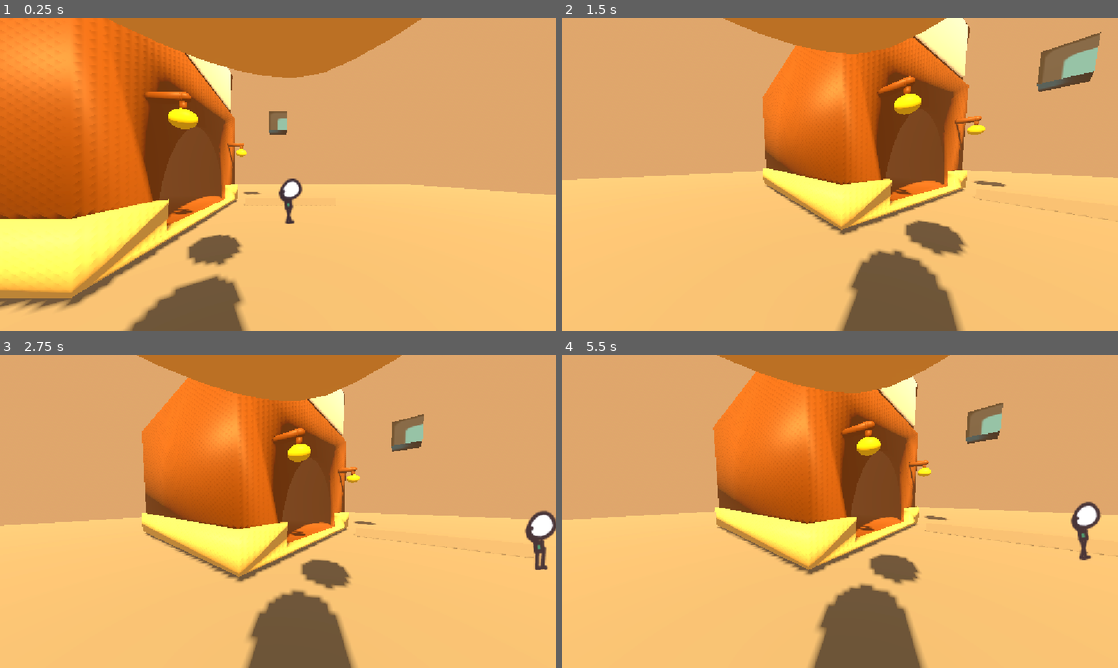
Above: before the commit, frames 1-4 (two rows, left to right).
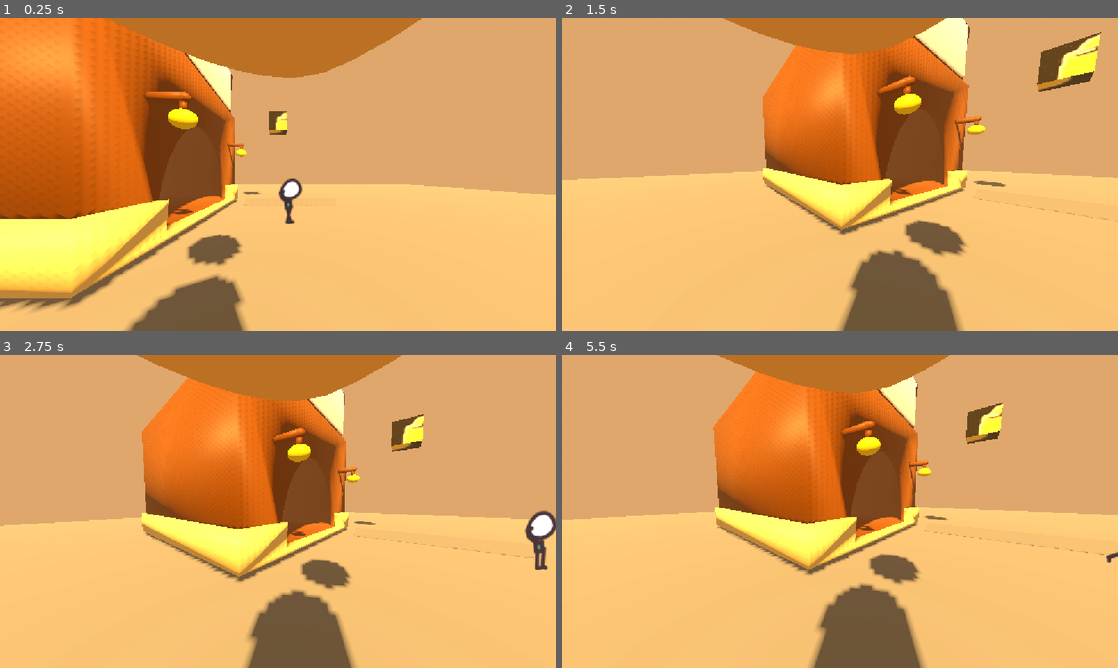
Above: after the commit, the same moments.

Repository: catbot109-blip/One-Roll
Game: Godot game, scene res://character_body_3d.tscn
Two runs of this game, one before a commit and one after it. Both use one fixed random seed, a clock stepped at 60 frames per second and the inputs below. The engine's default icon, where the game draws it, is replaced by a stand-in: a white triangle on a blue panel in a dark square.
Inputs (mouse positions are in pixels of both pictures, inside the frame that each line leads up to):
- Up to frame 1 (0.25 s): no input
- Up to frame 2 (1.5 s): tap Enter (ui_accept) at 0.5, 0.77 s; move the mouse to (962, 158) at 0.52 s; hold Right (ui_right) 0.53-1.28 s; tap E (interact) at 0.6, 1.35 s; click (962, 158) at 0.67 s; move the mouse to (812, 174) at 1.27 s; hold Up (ui_up) from 1.28 s (still down)
- Up to frame 3 (2.75 s): keep holding Up (ui_up); tap Enter (ui_accept) at 1.52 s; move the mouse to (289, 505) at 2.02 s; hold Shift from 2.03 s (still down); tap E (interact) at 2.3 s
- Up to frame 4 (5.5 s): keep holding Up (ui_up); move the mouse to (834, 517) at 2.77 s; release Shift at 2.78 s; tap E (interact) at 2.85, 3.6, 4.55, 5.1 s; tap Enter (ui_accept) at 3.02, 3.77, 4.52 s; move the mouse to (878, 514) at 3.52 s; move the mouse to (795, 508) at 4.27 s; tap Shift at 4.35 s; move the mouse to (845, 511) at 5.02 s

The runs differ from the first frame. In frame 1, 0.2% of the frame differs, in the area x 48-52%, y 30-38%; in frame 2, 1.1%, in the area x 85-97%, y 5-24%; in frame 3, 0.4%; in frame 4, 1.1%.

Commit message:
added eath aniamtion/pose, temp

Diff:
--- a/character_body_3d.tscn
+++ b/character_body_3d.tscn
@@ -1,14 +1,15 @@
 [gd_scene format=3 uid="uid://b0fvss7b4l8r"]
 
-[ext_resource type="Texture2D" uid="uid://baip2s42n8kr0" path="res://icon.svg" id="1_iwpo4"]
 [ext_resource type="PackedScene" uid="uid://cehmwt1gk07g5" path="res://notverycowboyhat.glb" id="1_obynr"]
 [ext_resource type="PackedScene" uid="uid://xc60ns1xl2r1" path="res://WATERHOUSSSFIXED.glb" id="2_fb3t6"]
 [ext_resource type="Script" uid="uid://gu8afi8yuqon" path="res://area_3d.gd" id="2_u3olo"]
+[ext_resource type="Texture2D" uid="uid://xf70udc1gt63" path="res://mdurrr-removebg-preview.png" id="3_nvtkd"]
 [ext_resource type="PackedScene" uid="uid://cp3epv4giuawx" path="res://table.glb" id="3_vd578"]
 [ext_resource type="PackedScene" uid="uid://c672g3bplm1m4" path="res://chair.glb" id="4_c7tqt"]
 [ext_resource type="PackedScene" uid="uid://dwvjq6u5kuqms" path="res://WATERmug.glb" id="5_nl27k"]
 [ext_resource type="Script" uid="uid://cucs20auwfi30" path="res://citizen.gd" id="7_ew7rt"]
 [ext_resource type="Texture2D" uid="uid://bqgkb21hjdnm7" path="res://citizen_idle1.png" id="8_u3olo"]
+[ext_resource type="Texture2D" uid="uid://6vdysspkk6kj" path="res://dedcitizensprite.png" id="9_gy32l"]
 [ext_resource type="Texture2D" uid="uid://b0drufrv5fwlu" path="res://citizen_walk1.png" id="9_nvtkd"]
 
 [sub_resource type="ProceduralSkyMaterial" id="ProceduralSkyMaterial_bu0v1"]
@@ -179,8 +180,8 @@
 [sub_resource type="SphereShape3D" id="SphereShape3D_nrhr1"]
 radius = 1.0
 
-[sub_resource type="StandardMaterial3D" id="StandardMaterial3D_fb3t6"]
-albedo_texture = ExtResource("1_iwpo4")
+[sub_resource type="StandardMaterial3D" id="StandardMaterial3D_18j2g"]
+albedo_texture = ExtResource("3_nvtkd")
 
 [sub_resource type="BoxMesh" id="BoxMesh_yobb1"]
 
@@ -233,6 +234,14 @@
 
 [sub_resource type="SpriteFrames" id="SpriteFrames_i33xl"]
 animations = [{
+"frames": [{
+"duration": 1.0,
+"texture": ExtResource("9_gy32l")
+}],
+"loop": 1,
+"name": &"dead",
+"speed": 5.0
+}, {
 "frames": [{
 "duration": 1.0,
 "texture": SubResource("AtlasTexture_gy32l")
@@ -393,8 +402,7 @@
 transform = Transform3D(0.5, 0, 0, 0, 0.5, 0, 0, 0, 0.5, 0, 0.576, 0)
 billboard = 1
 sprite_frames = SubResource("SpriteFrames_i33xl")
-animation = &"idle"
-frame_progress = 0.43583277
+animation = &"dead"
 
 [node name="Label3D" type="Label3D" parent="Citizen" unique_id=1571107136]
 transform = Transform3D(1, 0, 0, 0, 1, 0, 0, 0, 1, 0, 1.4078565, 0)
--- a/citizen.gd
+++ b/citizen.gd
@@ -22,13 +22,22 @@
 var cooldown_timer: float = 0.0
 var dialogue_display_time: float = 0.0
 
+var is_dead: bool = false
+
 func _ready() -> void:
 	sprite.play("idle")
 	label.text = ""
 	start_position = global_position
 	_pick_new_target()
 
+	# TEMP TEST - remove these two lines once you confirm death animation works
+	await get_tree().create_timer(3.0).timeout
+	_die()
+
 func _physics_process(delta: float) -> void:
+	if is_dead:
+		return
+
 	if cooldown_timer > 0.0:
 		cooldown_timer -= delta
 
@@ -74,7 +83,7 @@
 	is_waiting = false
 
 func can_interact() -> bool:
-	return cooldown_timer <= 0.0
+	return cooldown_timer <= 0.0 and not is_dead
 
 func interact() -> String:
 	if not can_interact():
@@ -88,3 +97,12 @@
 	dialogue_display_time = 3.0
 	cooldown_timer = interact_cooldown
 	return line
+
+func _die() -> void:
+	if is_dead:
+		return
+
+	is_dead = true
+	sprite.play("dead")
+	await sprite.animation_finished
+	queue_free()
--- a/project.godot
+++ b/project.godot
@@ -47,6 +47,11 @@
 "events": [Object(InputEventKey,"resource_local_to_scene":false,"resource_name":"","device":-1,"window_id":0,"alt_press …(192 unchanged characters)…
 ]
 }
+shoot={
+"deadzone": 0.2,
+"events": [Object(InputEventMouseButton,"resource_local_to_scene":false,"resource_name":"","device":-1,"window_id":0,"alt_pressed":false,"shift_pressed":false,"ctrl_pressed":false,"meta_pressed":false,"button_mask":1,"position":Vector2(510, 14),"global_position":Vector2(519, 62),"factor":1.0,"button_index":1,"canceled":false,"pressed":true,"double_click":false,"script":null)
+]
+}
 
 [physics]
 
Not shown: 1 places in character_body_3d.tscn that only renumber resources
Binary file added: dedcitizensprite.png
Not shown, added: dedcitizensprite.png.import
Binary file added: mdurrr-removebg-preview.png
Not shown, added: mdurrr-removebg-preview.png.import
